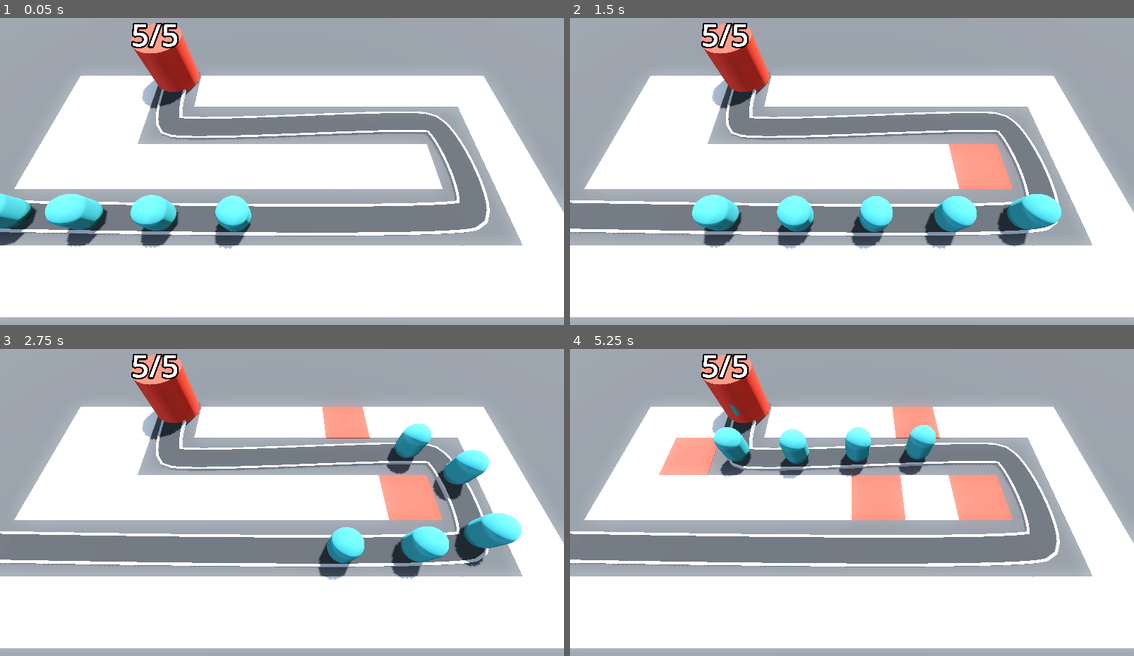
Above: before the commit, frames 1-4 (two rows, left to right).
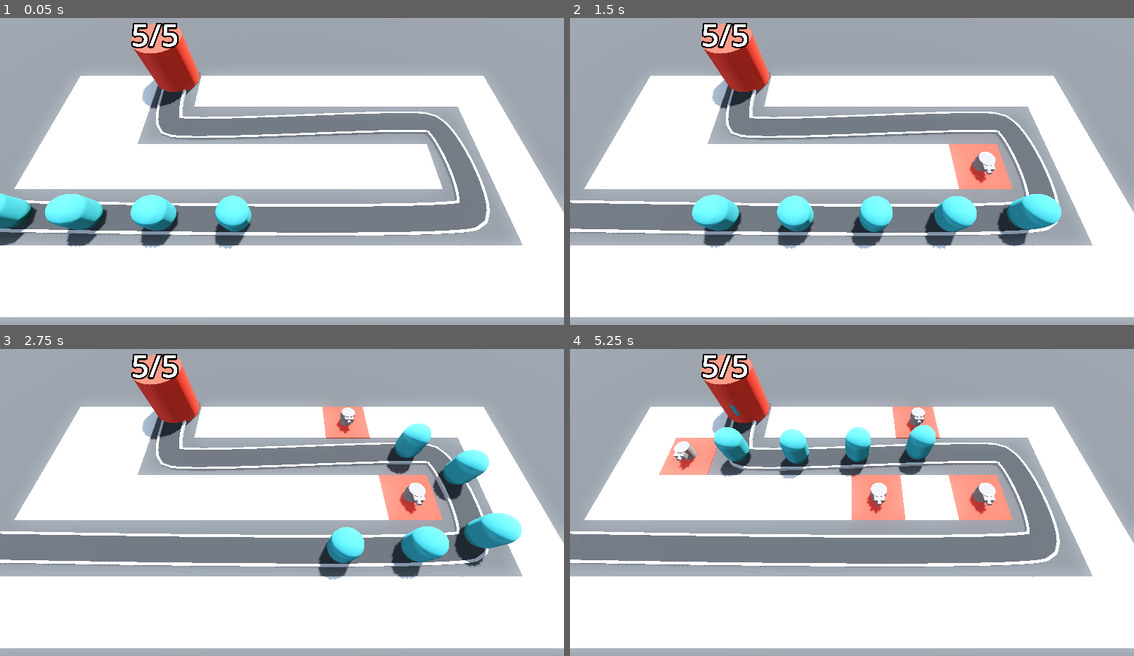
Above: after the commit, the same moments.

Repository: cpurdy-cs/Barbarian-Blaster-Class
Game: Godot game, scene res://base_level.tscn
The game is run twice, just before and just after one commit, with the same random seed, the same clock (stepped at 60 frames per second) and the same inputs.
Inputs (mouse positions are in pixels of both pictures, inside the frame that each line leads up to):
- Up to frame 1 (0.05 s): no input
- Up to frame 2 (1.5 s): move the mouse to (976, 159) at 0.52 s; click (976, 159) at 0.6 s; move the mouse to (739, 189) at 1.27 s; click (739, 189) at 1.35 s
- Up to frame 3 (2.75 s): move the mouse to (338, 434) at 2.02 s; click (338, 434) at 2.1 s
- Up to frame 4 (5.25 s): move the mouse to (823, 566) at 2.77 s; click (823, 566) at 2.85 s; move the mouse to (1021, 551) at 3.52 s; click (1021, 551) at 3.6 s; move the mouse to (682, 456) at 4.27 s; click (682, 456) at 4.35 s; move the mouse to (880, 505) at 5.02 s; click (880, 505) at 5.1 s

The runs differ from the first frame. In frame 2, 0.3% of the frame differs, in the area x 70-76%, y 43-54%; in frame 3, 0.5%; in frame 4, 1.0%, in the area x 18-76%, y 19-54%.

Commit message:
add turret and build_turret

Diff:
--- a/RayPickerCamera/ray_picker_camera.gd
+++ b/RayPickerCamera/ray_picker_camera.gd
@@ -1,6 +1,7 @@
 extends Camera3D
 
 @export var gridmap : GridMap
+@export var turret_manager : TurretManager
 
 @onready var ray_cast_3d: RayCast3D = $RayCast3D
 
@@ -21,6 +22,8 @@
 				Input.set_default_cursor_shape(Input.CURSOR_POINTING_HAND)
 				if Input.is_action_just_pressed("click"):
 					gridmap.set_cell_item(cell, 1)
+					var tile_position = gridmap.map_to_local(cell)
+					turret_manager.build_turret(tile_position)
 			else:
 				Input.set_default_cursor_shape(Input.CURSOR_ARROW)
 	else:
--- a/base_level.tscn
+++ b/base_level.tscn
@@ -1,9 +1,11 @@
-[gd_scene load_steps=12 format=3 uid="uid://dtcnxxofouqf8"]
+[gd_scene load_steps=14 format=3 uid="uid://dtcnxxofouqf8"]
 
 [ext_resource type="PackedScene" uid="uid://cgepsgj0dutey" path="res://RayPickerCamera/ray_picker_camera.tscn" id="1_3o4py"]
 [ext_resource type="MeshLibrary" uid="uid://c0c3djgifhbb0" path="res://MeshLibraries/space_library.tres" id="1_bo3yr"]
 [ext_resource type="PackedScene" uid="uid://cedg4p1ktt00c" path="res://Enemy/enemy.tscn" id="2_5vx1e"]
 [ext_resource type="PackedScene" uid="uid://b6a3tfb71rtov" path="res://Base/base.tscn" id="3_eesb3"]
+[ext_resource type="Script" uid="uid://bon5dpar4wygo" path="res://turret_manager.gd" id="5_ftfrf"]
+[ext_resource type="PackedScene" uid="uid://d01unib15e15u" path="res://Turret/turret.tscn" id="6_u2wky"]
 
 [sub_resource type="ProceduralSkyMaterial" id="ProceduralSkyMaterial_4sal3"]
 sky_horizon_color = Color(0.66224277, 0.6717428, 0.6867428, 1)
@@ -48,9 +50,10 @@
 size = Vector3(100, 2, 100)
 material = SubResource("StandardMaterial3D_bo3yr")
 
-[node name="RayPickerCamera" parent="." node_paths=PackedStringArray("gridmap") instance=ExtResource("1_3o4py")]
+[node name="RayPickerCamera" parent="." node_paths=PackedStringArray("gridmap", "turret_manager") instance=ExtResource("1_3o4py")]
 transform = Transform3D(1, 0, 0, 0, 0.42261824, 0.9063078, 0, -0.9063078, 0.42261824, 0, 14.5, 9.5)
 gridmap = NodePath("../GridMap")
+turret_manager = NodePath("../TurretManager")
 
 [node name="GridMap" type="GridMap" parent="."]
 mesh_library = ExtResource("1_bo3yr")
@@ -110,18 +113,18 @@
 material = SubResource("StandardMaterial3D_eesb3")
 
 [node name="Enemy" parent="Path3D" instance=ExtResource("2_5vx1e")]
-transform = Transform3D(-0.022428688, 0.0016574268, -0.99973017, -1.164134e-10, 0.99999714, 0.0016578184, 0.9997318, 3.7184e-05, -0.02242865, -23.528536, 0, 5.963485)
+transform = Transform3D(-0.02242868, 0.0016574268, -0.9997299, -1.16413365e-10, 0.99999714, 0.001657818, 0.9997315, 3.7184e-05, -0.022428643, -23.528536, 0, 5.963485)
 
 [node name="Enemy2" parent="Path3D" instance=ExtResource("2_5vx1e")]
 transform = Transform3D(-0.018638236, 0.0016490336, -0.99980843, -6.2695044e-06, 0.99999714, 0.0016494122, 0.99981004, 3.7011596e-05, -0.018638195, -18.529716, -0.008263516, 6.064144)
 progress = 5.0
 
 [node name="Enemy3" parent="Path3D" instance=ExtResource("2_5vx1e")]
-transform = Transform3D(-0.015866848, 0.0016428963, -0.9998557, -1.0832559e-05, 0.99999666, 0.0016432502, 0.9998578, 3.6905356e-05, -0.015866796, -13.530392, -0.016495652, 6.1505027)
+transform = Transform3D(-0.015866848, 0.0016428959, -0.9998554, -1.0832559e-05, 0.99999636, 0.0016432498, 0.9998578, 3.6905345e-05, -0.01586679, -13.530392, -0.016495652, 6.1505027)
 progress = 10.0
 
 [node name="Enemy4" parent="Path3D" instance=ExtResource("2_5vx1e")]
-transform = Transform3D(-0.012613177, 0.0016356925, -0.9999025, -1.6167953e-05, 0.9999972, 0.0016360019, 0.99990356, 3.6802736e-05, -0.012613137, -8.530835, -0.024694737, 6.22201)
+transform = Transform3D(-0.012613174, 0.0016356925, -0.9999025, -1.6167947e-05, 0.9999972, 0.0016360019, 0.99990326, 3.6802736e-05, -0.012613137, -8.530835, -0.024694737, 6.22201)
 progress = 15.0
 
 [node name="Enemy5" parent="Path3D" instance=ExtResource("2_5vx1e")]
@@ -132,3 +135,5 @@
 transform = Transform3D(1, 0, 0, 0, 1, 0, 0, 0, 1, -10.17345, 0, -7.665709)
 
 [node name="TurretManager" type="Node3D" parent="."]
+script = ExtResource("5_ftfrf")
+turret = ExtResource("6_u2wky")
--- /dev/null
+++ b/turret_manager.gd
@@ -0,0 +1,9 @@
+extends Node3D
+class_name TurretManager
+
+@export var turret : PackedScene
+
+func build_turret(position:Vector3) -> void:
+	var new_turret = turret.instantiate()
+	add_child(new_turret)
+	new_turret.global_position = position
Not shown, added: turret_manager.gd.uid
